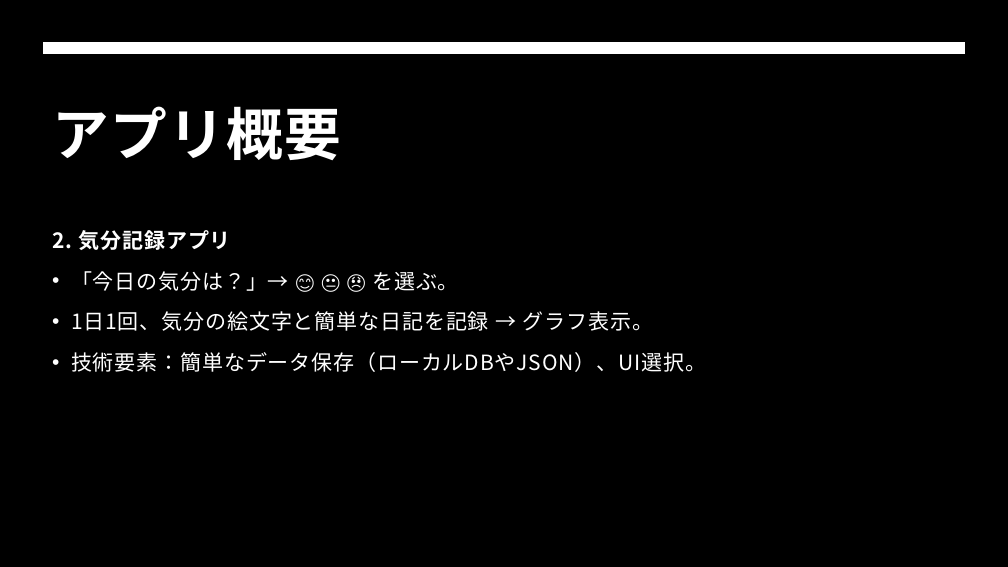
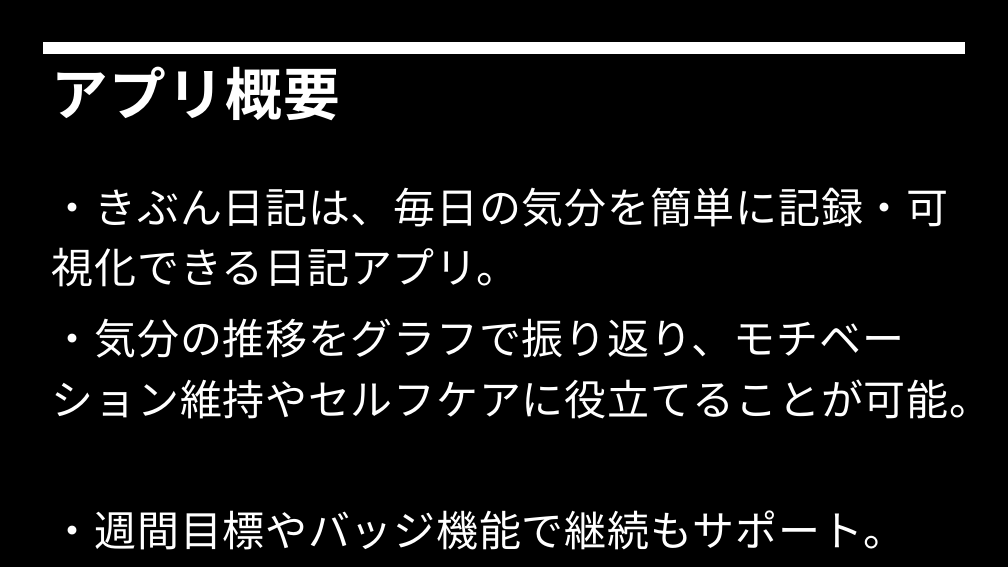
Before and after one commit to Haru62129/flutterapp, a slide deck: slide 2 of Flutter.pptx. Drawn at 1008x567 pixels with LibreOffice and Linux fonts; fonts in the diff are those of the drawing; background and template pictures are left out. Boxes give left, top, right and bottom in pixels: in the first picture for what was removed or moved away, otherwise in the second. Text is boxed around its words. In the diff, an @@ line names an element or a change of style, - is before the commit and + after.

Commit message:
プレゼン資料の追加
現状記載できる内容を追加しました

```diff
--- a/Flutter.pptx
+++ b/Flutter.pptx
@@ title "アプリ概要" moved from (x1=52, y1=106, x2=341, y2=160) to (x1=52, y1=66, x2=341, y2=120) @@
@@ text at (x1=52, y1=187, x2=992, y2=550): text changed; size 20 to 40 pt @@
-2. 気分記録アプリ
-• 「今日の気分は？」→ 😊 😐 😞 を選ぶ。
-• 1日1回、気分の絵文字と簡単な日記を記録 → グラフ表示。
-• 技術要素：簡単なデータ保存（ローカルDBやJSON）、UI選択。
+・きぶん日記は、毎日の気分を簡単に記録・可視化できる日記アプリ。
+・気分の推移をグラフで振り返り、モチベーション維持やセルフケアに役立てることが可能。
+・週間目標やバッジ機能で継続もサポート。
```
Also in this commit, not shown: 4 other slides changed, 2 slides added.
